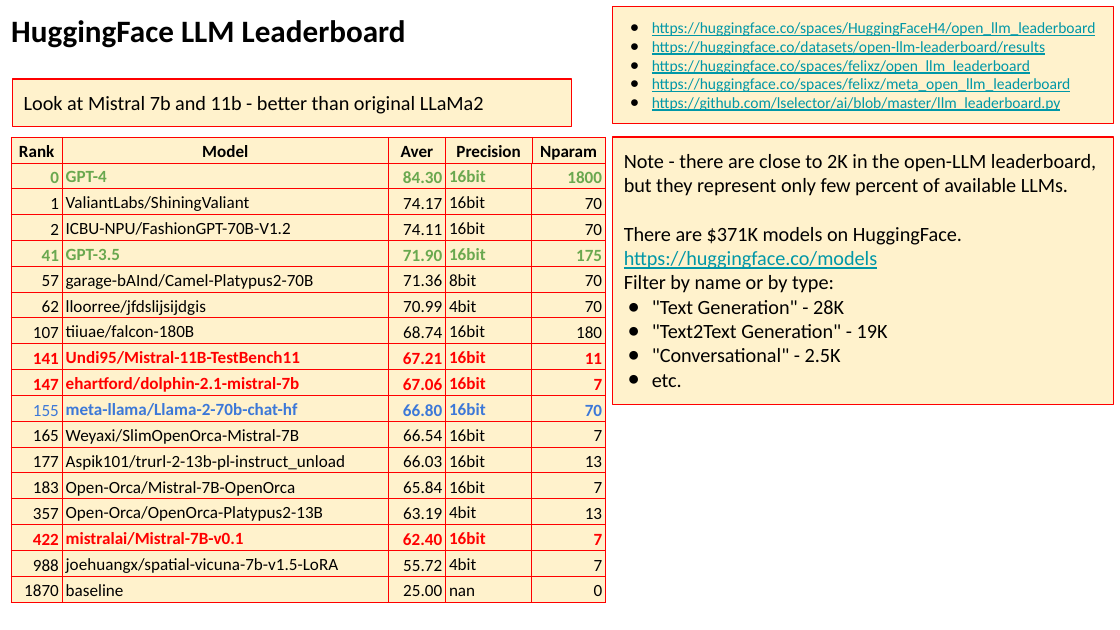
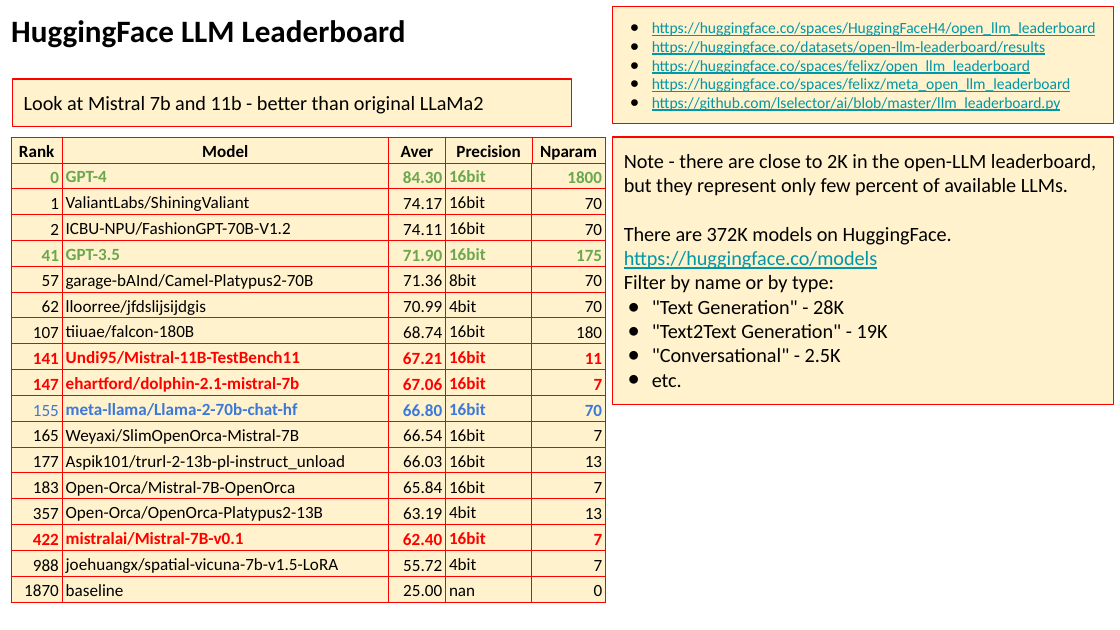
Before and after one commit to vitalmix/seminar, a slide deck: slide 3 of 2023/2023-10-27-AI-Updates.pptx. Drawn at 1120x630 pixels with LibreOffice and Linux fonts; fonts in the diff are those of the drawing. Boxes give left, top, right and bottom in pixels: in the first picture for what was removed or moved away, otherwise in the second. Text is boxed around its words. In the diff, an @@ line names an element or a change of style, - is before the commit and + after.

```diff
--- a/2023/2023-10-27-AI-Updates.pptx
+++ b/2023/2023-10-27-AI-Updates.pptx
@@ text in rectangle at (x1=624, y1=227, x2=952, y2=245): text changed @@
-There are $371K models on HuggingFace.
+There are 372K models on HuggingFace.
```
Also in this commit, not shown: 10 other slides changed, 7 slides added, 3 slides removed.
